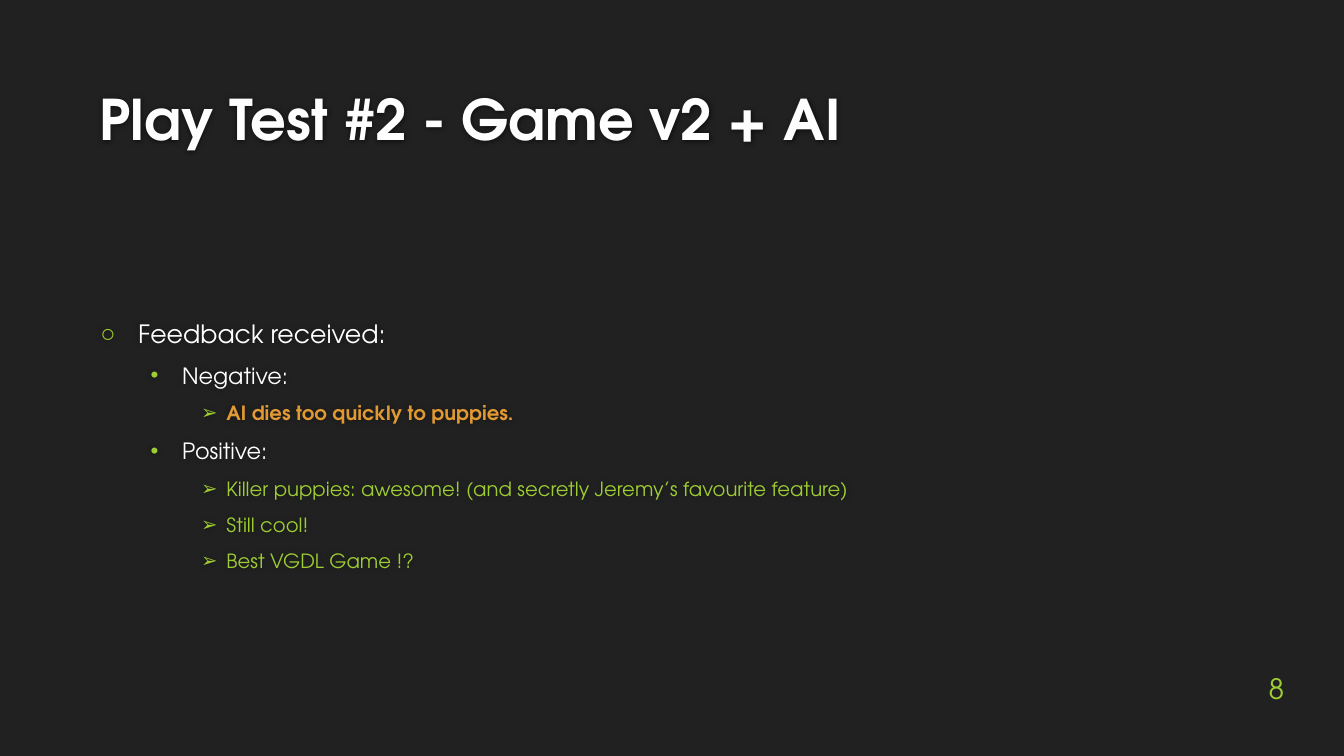
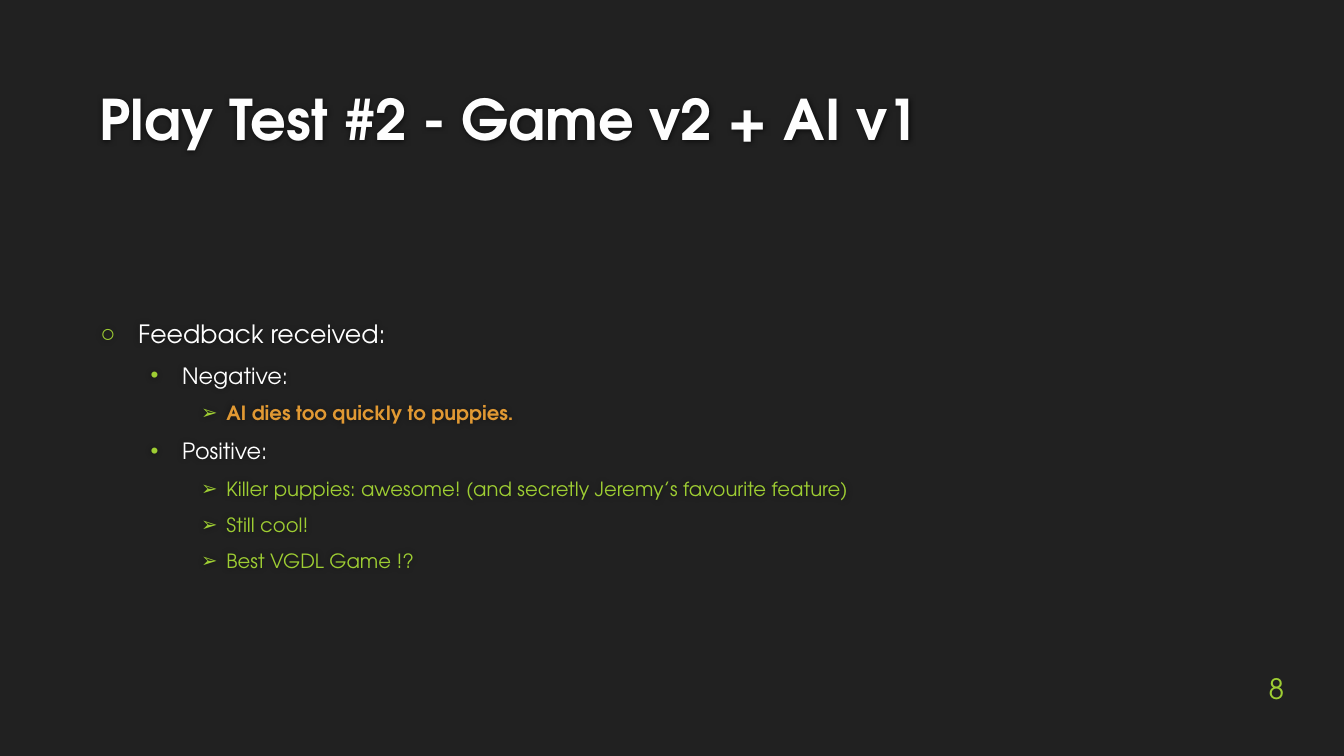
Before and after one commit to rdgain/Hunger-Games-VGDL, a slide deck: slide 8 of docs/final presentation.pptx. Drawn at 1344x756 pixels with LibreOffice and Linux fonts; fonts in the diff are those of the drawing; background and template pictures are left out. Boxes give left, top, right and bottom in pixels: in the first picture for what was removed or moved away, otherwise in the second. Text is boxed around its words. In the diff, an @@ line names an element or a change of style, - is before the commit and + after.

```diff
--- a/docs/final presentation.pptx
+++ b/docs/final presentation.pptx
@@ title at bbox=[99, 98, 919, 151]: text changed @@
-Play Test #2 - Game v2 + AI
+Play Test #2 - Game v2 + AI v1
```
Also in this commit, not shown: 1 slide added, 4 other files.
